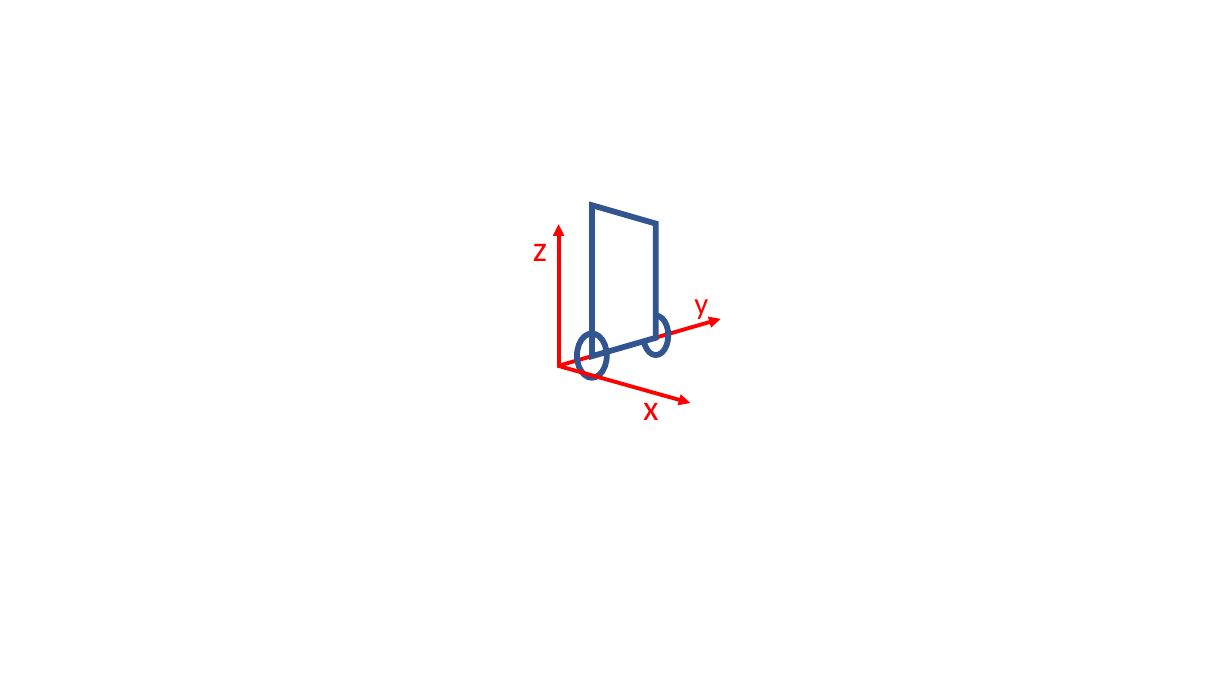
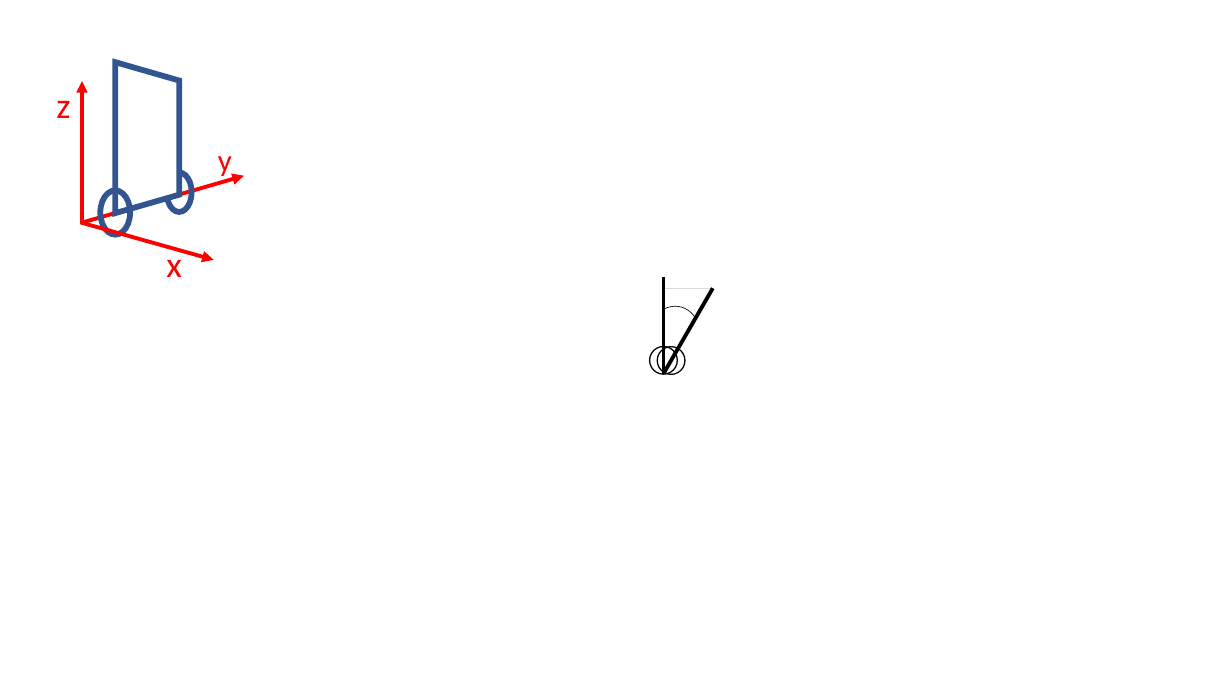
Before and after one commit to HedayaAli/Self-balancing-, a slide deck: slide 1 of sbr-documentation/scetches.pptx. Drawn at 1232x693 pixels with LibreOffice and Linux fonts; fonts in the diff are those of the drawing; background and template pictures are left out. Boxes give left, top, right and bottom in pixels: in the first picture for what was removed or moved away, otherwise in the second. Text is boxed around its words. In the diff, an @@ line names an element or a change of style, - is before the commit and + after.

```diff
--- a/sbr-documentation/scetches.pptx
+++ b/sbr-documentation/scetches.pptx
@@ text "z": place and size @@
-text "z" at [533, 244, 547, 261]
+text "z" at [56, 101, 70, 118]
@@ 3 arrows, 2 ellipses, 1 text, 1 trapezoid: place and size @@
-3 arrows, 2 ellipses, 1 text, 1 trapezoid at [557, 205, 721, 403]
+3 arrows, 2 ellipses, 1 text, 1 trapezoid at [81, 62, 244, 260]
@@ text "x": place and size @@
-text "x" at [643, 390, 659, 420]
+text "x" at [166, 247, 182, 277]
@@ arc (boxed as its full ellipse) added at [644, 298, 707, 360], outline #000000 0.5 pt @@
@@ line added from (664, 374) to (664, 277), #000000 3 pt @@
@@ line added from (665, 288) to (713, 288), #D9D9D9 0.5 pt @@
@@ line added from (665, 372) to (713, 288), #000000 3 pt @@
@@ ellipse added at [650, 347, 677, 374], outline #000000 1 pt @@
@@ ellipse added at [652, 342, 690, 379], outline #000000 1 pt @@
```
Also in this commit, not shown: 3 other files.
